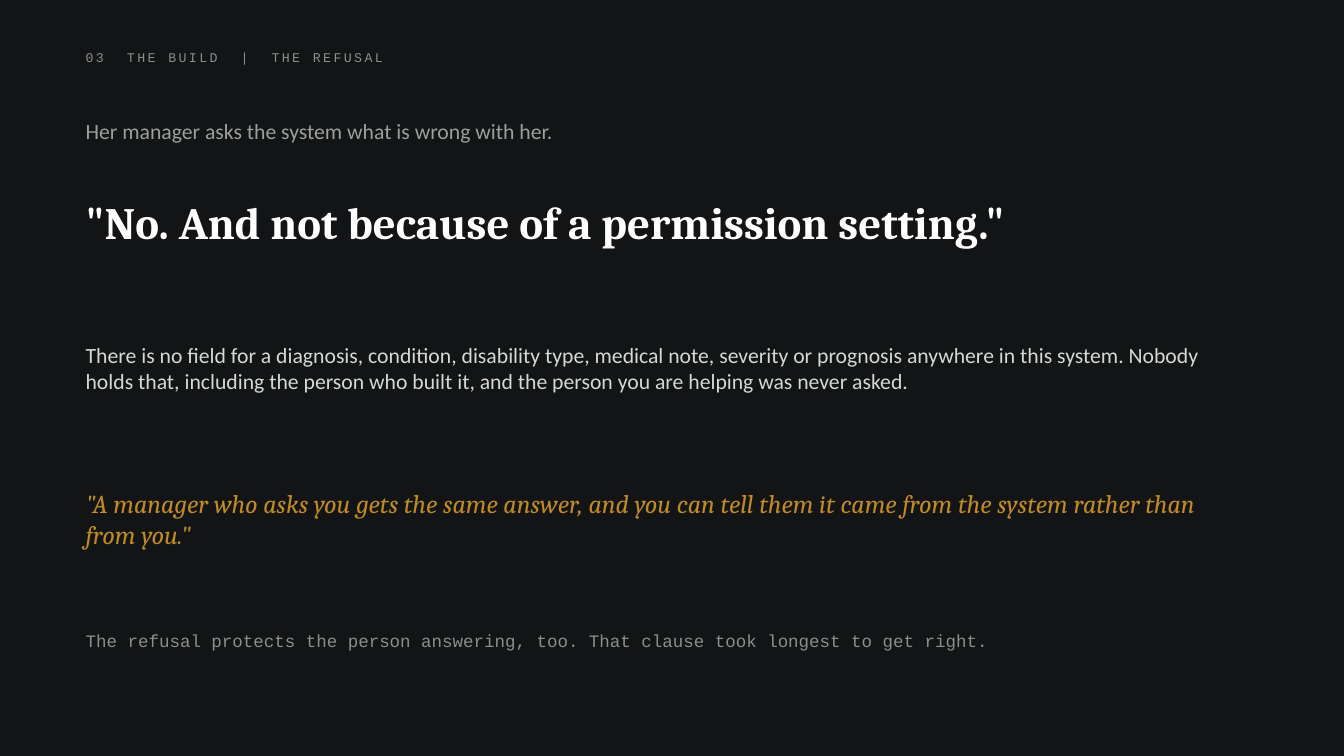
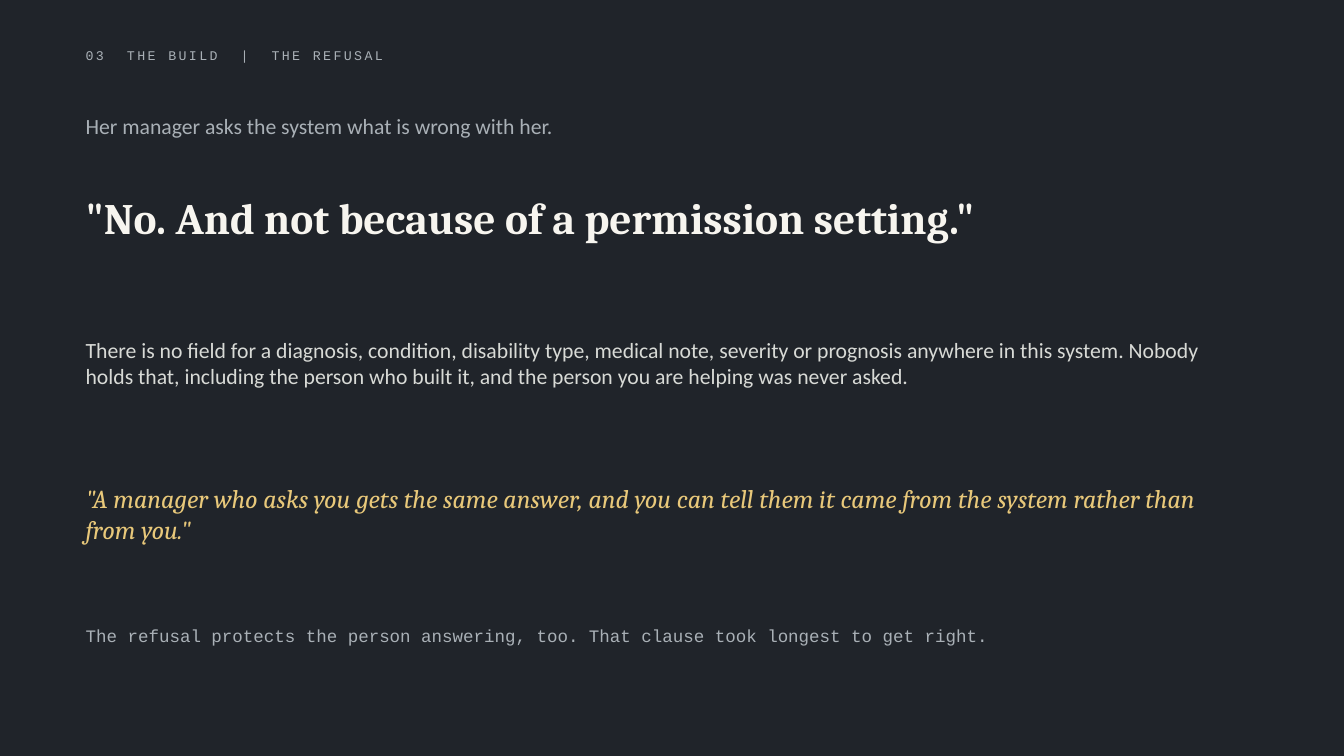
Before and after one commit to parthsevak2/curb-cut, a slide deck: slide 17 of submission/Curb-Cut.pptx (slide 14 before the commit). Drawn at 1344x756 pixels with LibreOffice and Linux fonts; fonts in the diff are those of the drawing. Boxes give left, top, right and bottom in pixels: in the first picture for what was removed or moved away, otherwise in the second. Text is boxed around its words. In the diff, an @@ line names an element or a change of style, - is before the commit and + after.

```diff
--- a/submission/Curb-Cut.pptx
+++ b/submission/Curb-Cut.pptx
@@ background #121415 to #20242A @@
@@ text "03 THE BUILD | THE ..." at [86,51,383,60]: text colour #8A8F8C to #A9B0B6 @@
@@ text "Her manager asks the system ..." at [86,119,552,138]: text colour #9AA09D to #A9B0B6 @@
@@ text ""No. And not because of ..." at [86,203,975,243]: size 32 to 31 pt, text colour #FFFFFF to #F7F5EF @@
@@ text "There is no field for ..." at [86,343,1198,388]: text colour #D6D8D4 to #D8DAD6 @@
@@ text ""A manager who asks you ..." at [86,490,1194,545]: text colour #C08A24 to #E8C87A @@
@@ text "The refusal protects the person ..." at [86,629,988,646]: text colour #8A8F8C to #A9B0B6 @@
```
Also in this commit, not shown: 18 other slides changed, 3 slides added, 1 other file.
